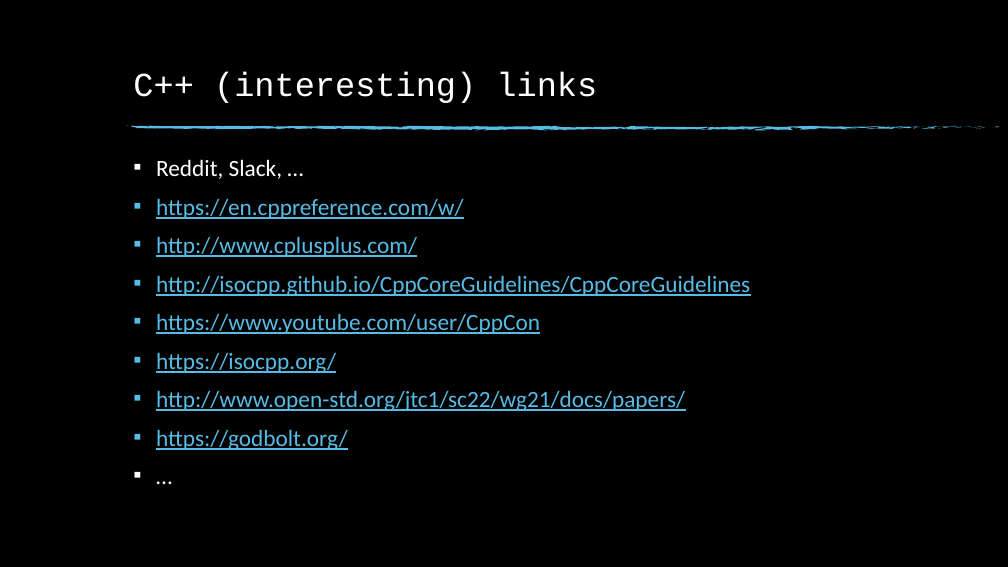
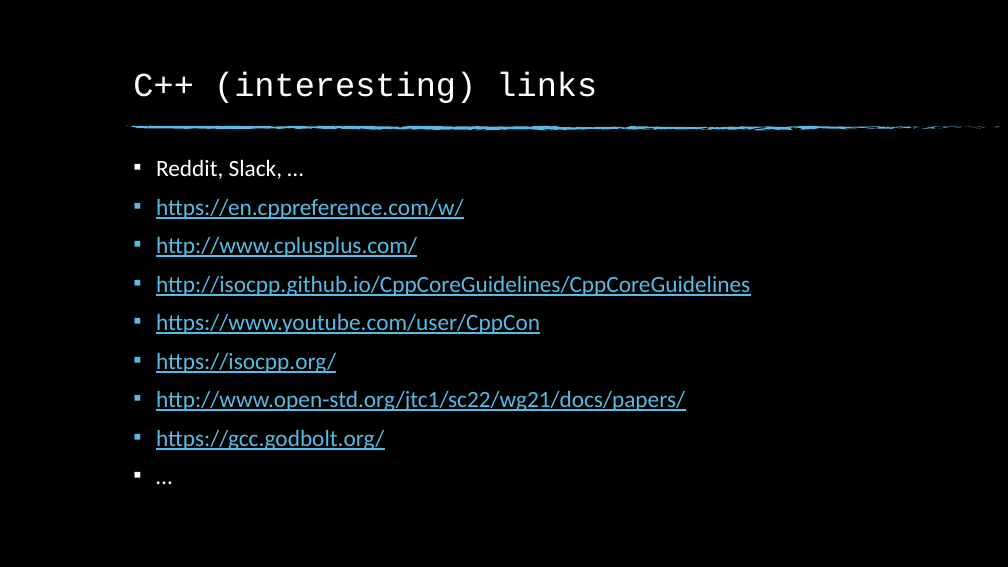
Before and after one commit to fan1x/fan1x.github.io, a slide deck: slide 18 of data/2022-23/cpp/ex02.pptx. Drawn at 1008x567 pixels with LibreOffice and Linux fonts; fonts in the diff are those of the drawing; background and template pictures are left out. Boxes give left, top, right and bottom in pixels: in the first picture for what was removed or moved away, otherwise in the second. Text is boxed around its words. In the diff, an @@ line names an element or a change of style, - is before the commit and + after.

```diff
--- a/data/2022-23/cpp/ex02.pptx
+++ b/data/2022-23/cpp/ex02.pptx
@@ text at [156,429,384,450]: text changed @@
-▪ https://godbolt.org/
+▪ https://gcc.godbolt.org/
```
Also in this commit, not shown: 15 other slides changed, 5 slides added, 9 slides removed.
